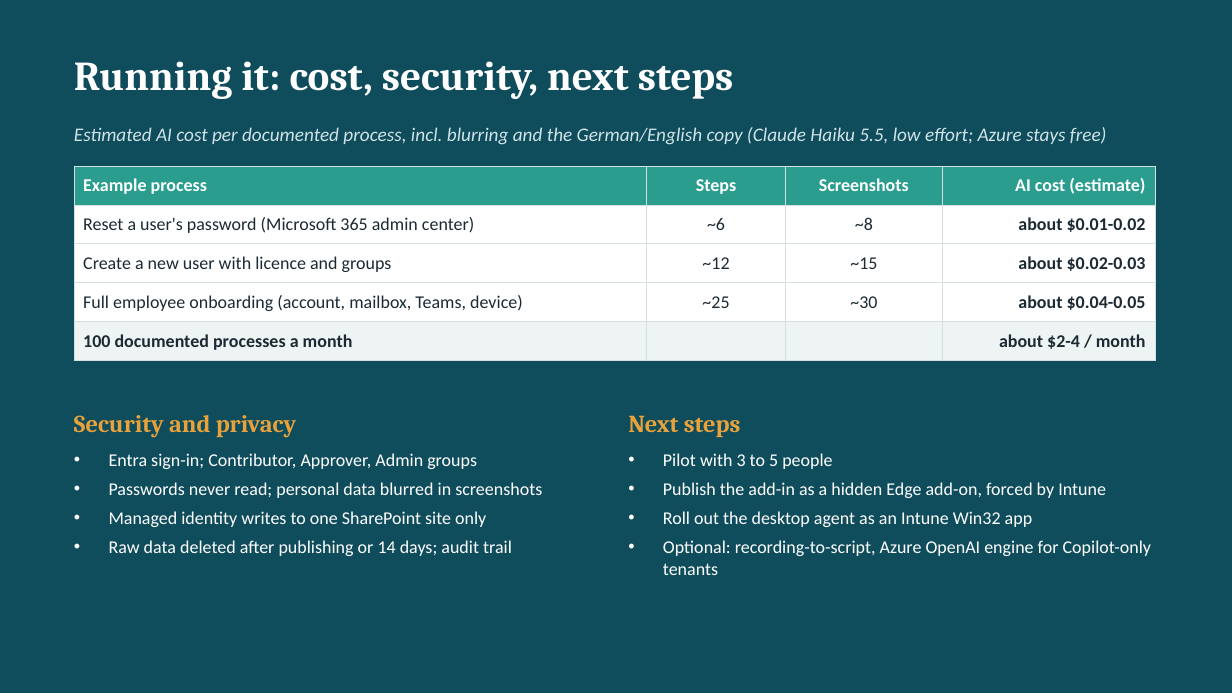
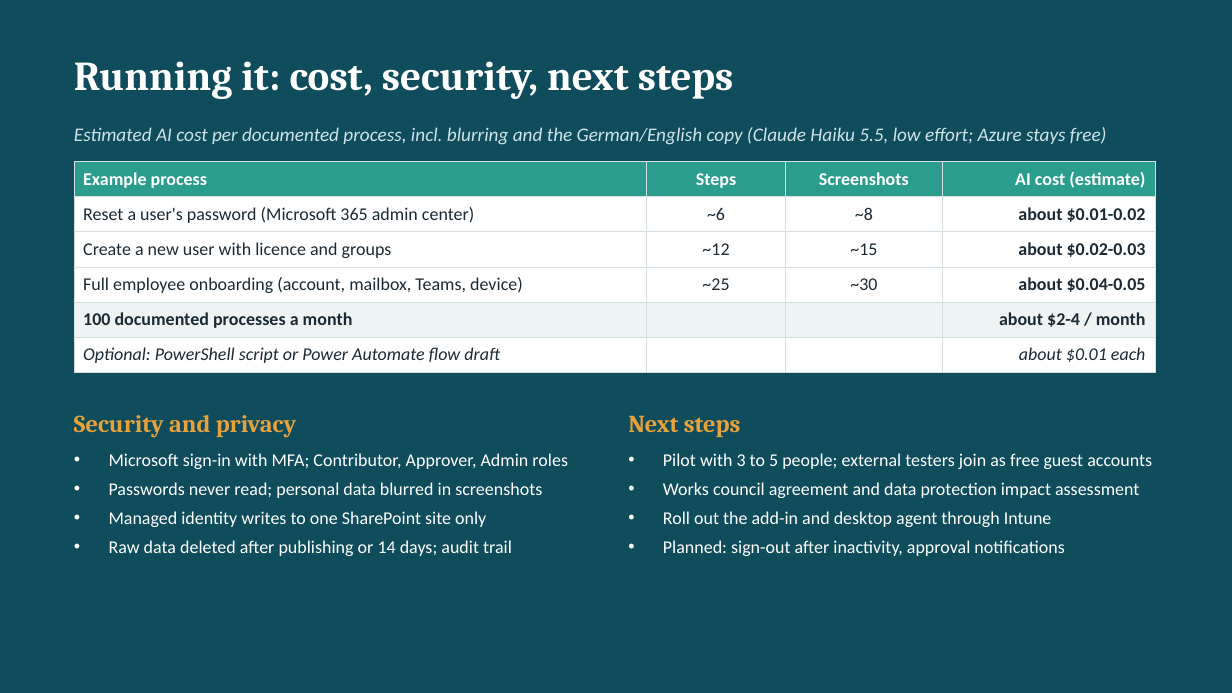
Before and after one commit to traistacristian/process-documentation-agent, a slide deck: slide 5 of docs/Process-Documentation-Agent-Overview.pptx. Drawn at 1232x693 pixels with LibreOffice and Linux fonts; fonts in the diff are those of the drawing. Boxes give left, top, right and bottom in pixels: in the first picture for what was removed or moved away, otherwise in the second. Text is boxed around its words. In the diff, an @@ line names an element or a change of style, - is before the commit and + after.

```diff
--- a/docs/Process-Documentation-Agent-Overview.pptx
+++ b/docs/Process-Documentation-Agent-Overview.pptx
@@ table at bbox=[74, 162, 1155, 367] @@
+row 6: Optional: PowerShell script or Power Automate flow draft |  |  | about $0.01 each
@@ table: place and size @@
-table at bbox=[74, 166, 1155, 354]
+table at bbox=[74, 162, 1155, 367]
@@ text at bbox=[109, 453, 568, 469]: text changed @@
-• Entra sign-in; Contributor, Approver, Admin groups
+• Microsoft sign-in with MFA; Contributor, Approver, Admin roles
@@ text at bbox=[663, 453, 1152, 556]: text changed @@
-• Pilot with 3 to 5 people
-• Publish the add-in as a hidden Edge add-on, forced by Intune
-• Roll out the desktop agent as an Intune Win32 app
-• Optional: recording-to-script, Azure OpenAI engine for Copilot-only tenants
+• Pilot with 3 to 5 people; external testers join as free guest accounts
+• Works council agreement and data protection impact assessment
+• Roll out the add-in and desktop agent through Intune
+• Planned: sign-out after inactivity, approval notifications
```
Also in this commit, not shown: 3 other slides changed.
